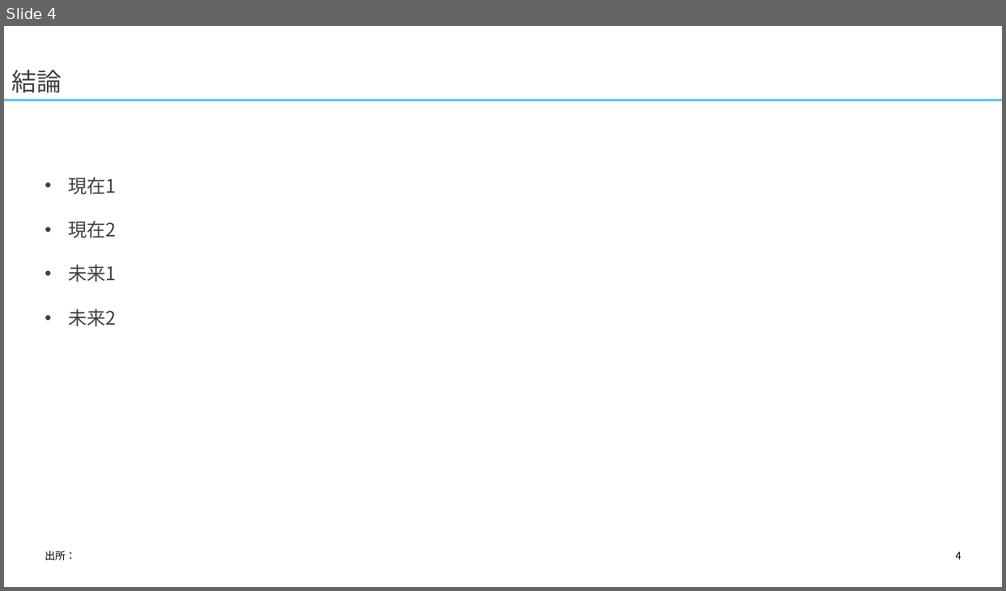
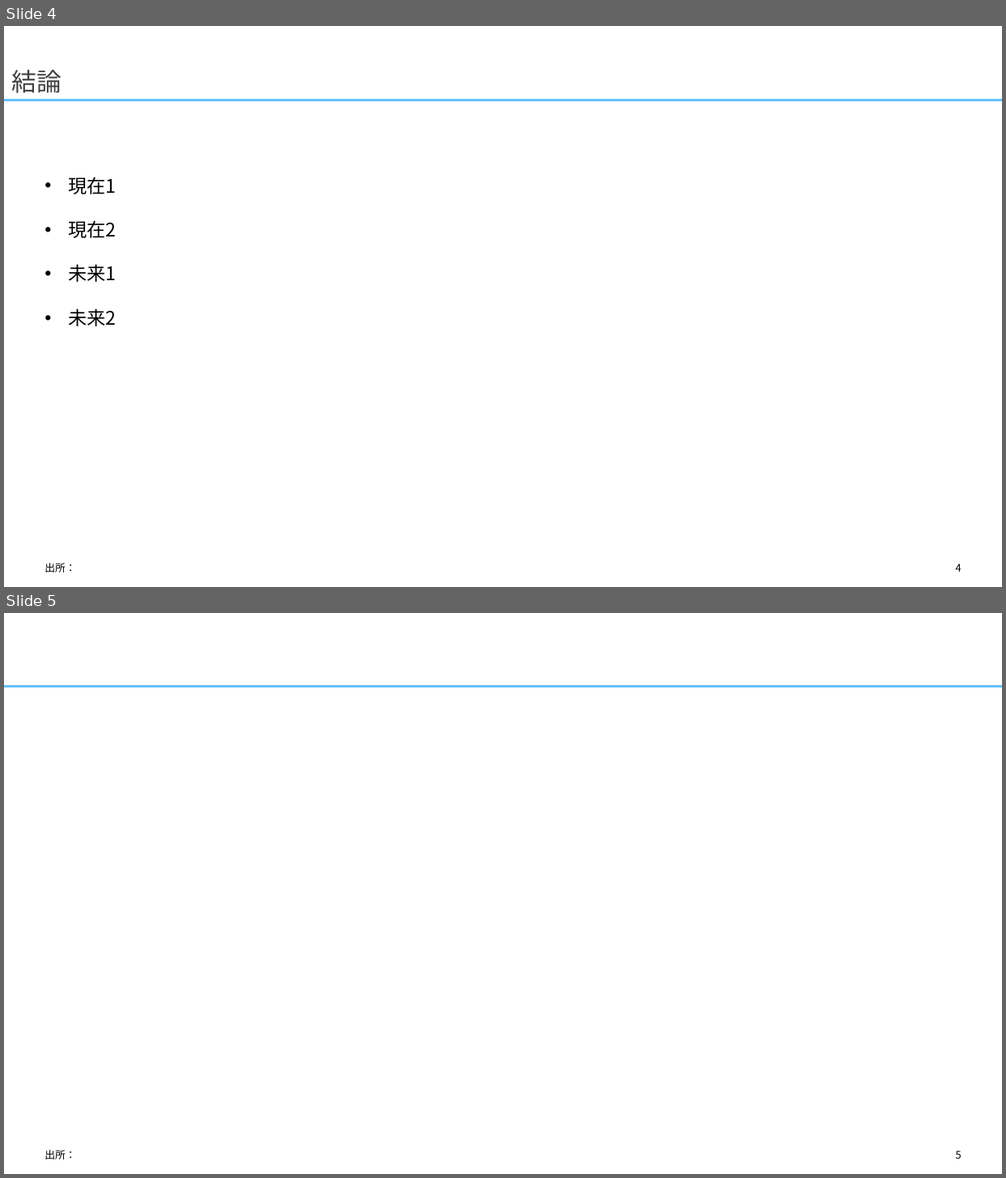
Before and after one commit to yuzucha16/dotfiles, a slide deck: office/Blank.potx. Shown one above the other, each under a label of ours: slide 4 before the commit, slides 4 and 5 after it. The pictures are 1006x591 and 1006x1178 pixels, drawn with LibreOffice and Linux fonts; fonts in the diff are those of the drawing. Boxes give left, top, right and bottom in pixels: in the first picture for what was removed or moved away, otherwise in the second. Text is boxed around its words. In the diff, an @@ line names an element or a change of style, - is before the commit and + after.

```diff
--- a/office/Blank.potx
+++ b/office/Blank.potx
@@ slide 5 added at (4,613,1002,1174), background #FFFFFF @@
@@ line added from (4, 687) to (1002, 687), #63C1FF 2.25 pt @@
@@ text added at (44,1150,75,1160), 10 pt, text #000000 @@
+出所：
@@ page number added at (956,1151,961,1159), 10 pt, text #000000 @@
+5
@@ slide 4 changed as well @@
@@ text "現在1" at (68,177,116,327): text colour #404040 to #000000 @@
@@ text "出所：": place and size @@
-text "出所：" at (44,551,75,561)
+text "出所：" at (44,563,75,573)
@@ page number: place and size @@
-page number at (956,552,961,560)
+page number at (956,564,961,572)
```
Also in this commit, not shown: 24 other slides changed, 3 other slides added.
